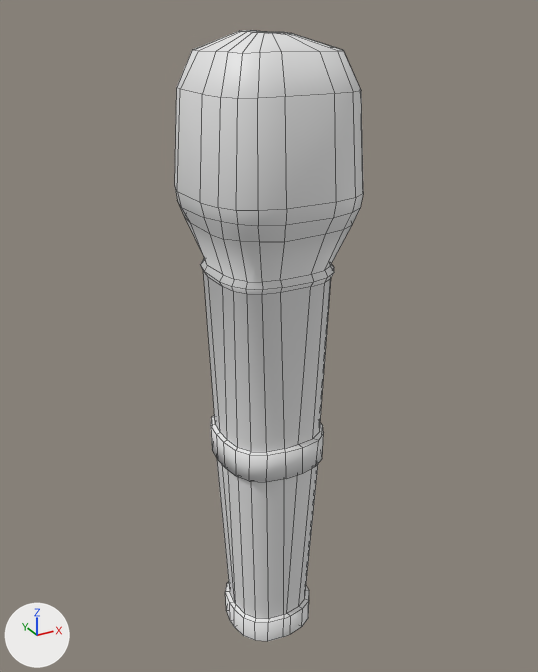
The FBX model Assets/Assets/Torch 1.fbx: old version first, new version second.
Both versions are drawn from a camera (50 mm lens) standing at (-0.575, -1.075, 1.065) and looking at (0.014, -0.003, 0.53). Lighting does not change. The marker at lower left points along +X, +Y and +Z. Mesh edges are drawn as thin lines. Where no turn or scale is listed for an object, it has been applied to the vertices.

In view in the first picture: 'Torch_low'.
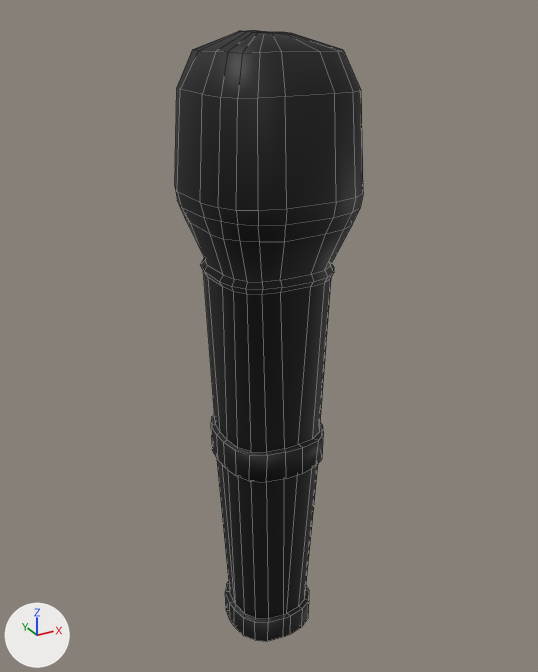
Diff of the bpy script that builds the scene:
```diff
--- a/Assets/Assets/Torch 1.fbx.py
+++ b/Assets/Assets/Torch 1.fbx.py
@@ mat_torch_slot__2 @@
+mat_torch_slot__2 = principled_material('Torch Slot #2')
+mat_torch_slot__2.base_color = (0.0, 0.0, 0.0)  # black #000000
+mat_torch_slot__2.roughness = 0.553
@@ mat_torch_slot__1 @@
+mat_torch_slot__1 = principled_material('Torch Slot #1')
+mat_torch_slot__1.base_color = (0.0, 0.0, 0.0)  # black #000000
+mat_torch_slot__1.roughness = 0.553
@@ me_mesh @@
 me_mesh.from_pydata(...)  # 372 vertices, 370 faces; spans x -0.138..0.137, y -0.138..0.134, z -0.212..0.911
 # used by ob_torch_low; location = (0.0, -0.021, 0.125)
+# me_mesh part 1: all 225 faces centred in x -0.099..0.1, y -0.099..0.099, z -0.212..0.548 switch from no material to mat_torch_slot__1 (black #000000)
+# me_mesh part 2: all 145 faces centred in x -0.134..0.134, y -0.135..0.133, z 0.587..0.911 switch from no material to mat_torch_slot__2 (black #000000)
```

Where the change shows, as pixel boxes [x1, y1, x2, y2] in the pictures (538 x 672 px):
part 1 of me_mesh, recoloured (grey to black)
    both: [200, 258, 334, 641]
part 2 of me_mesh, recoloured (grey to black)
    both: [175, 30, 363, 282]
